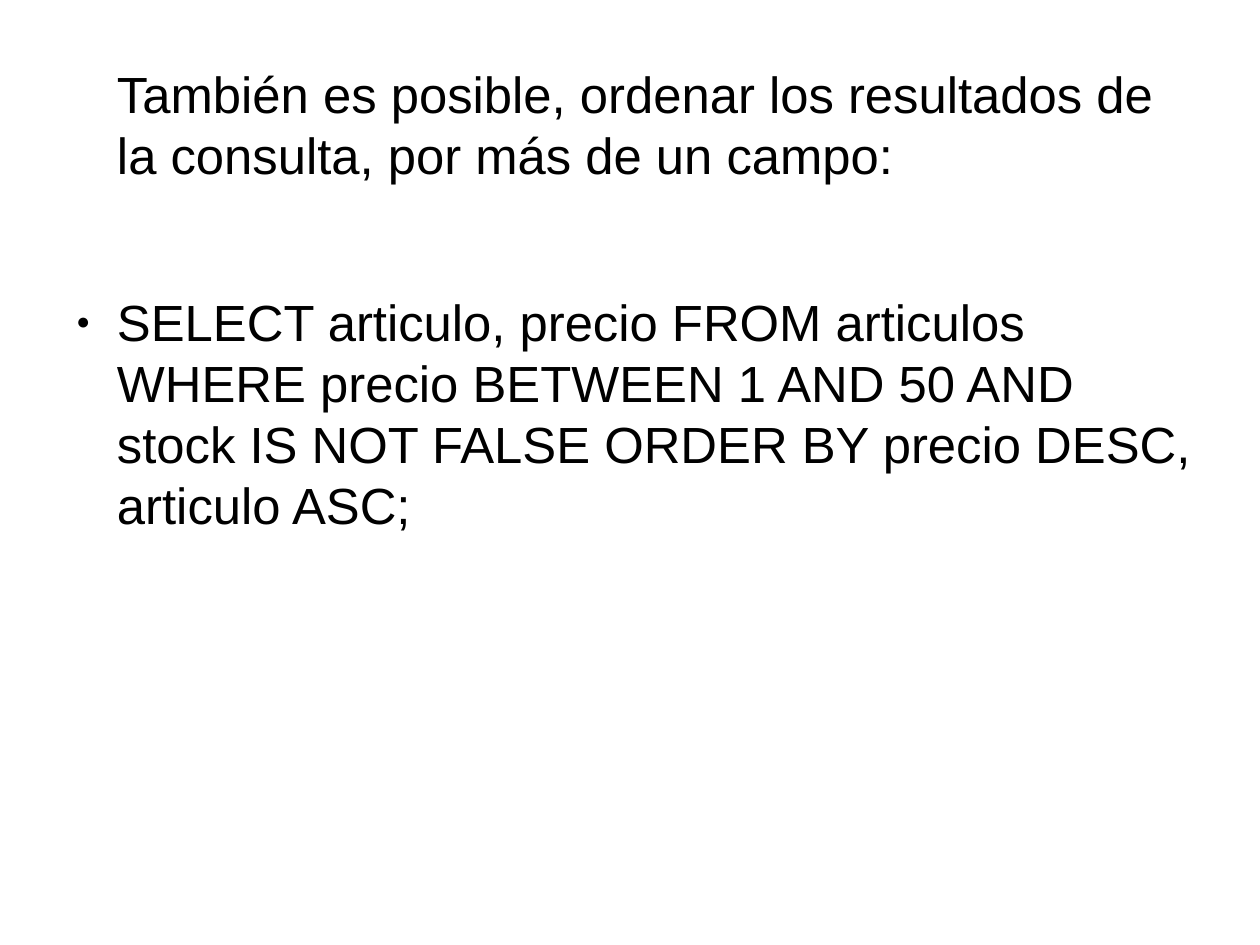
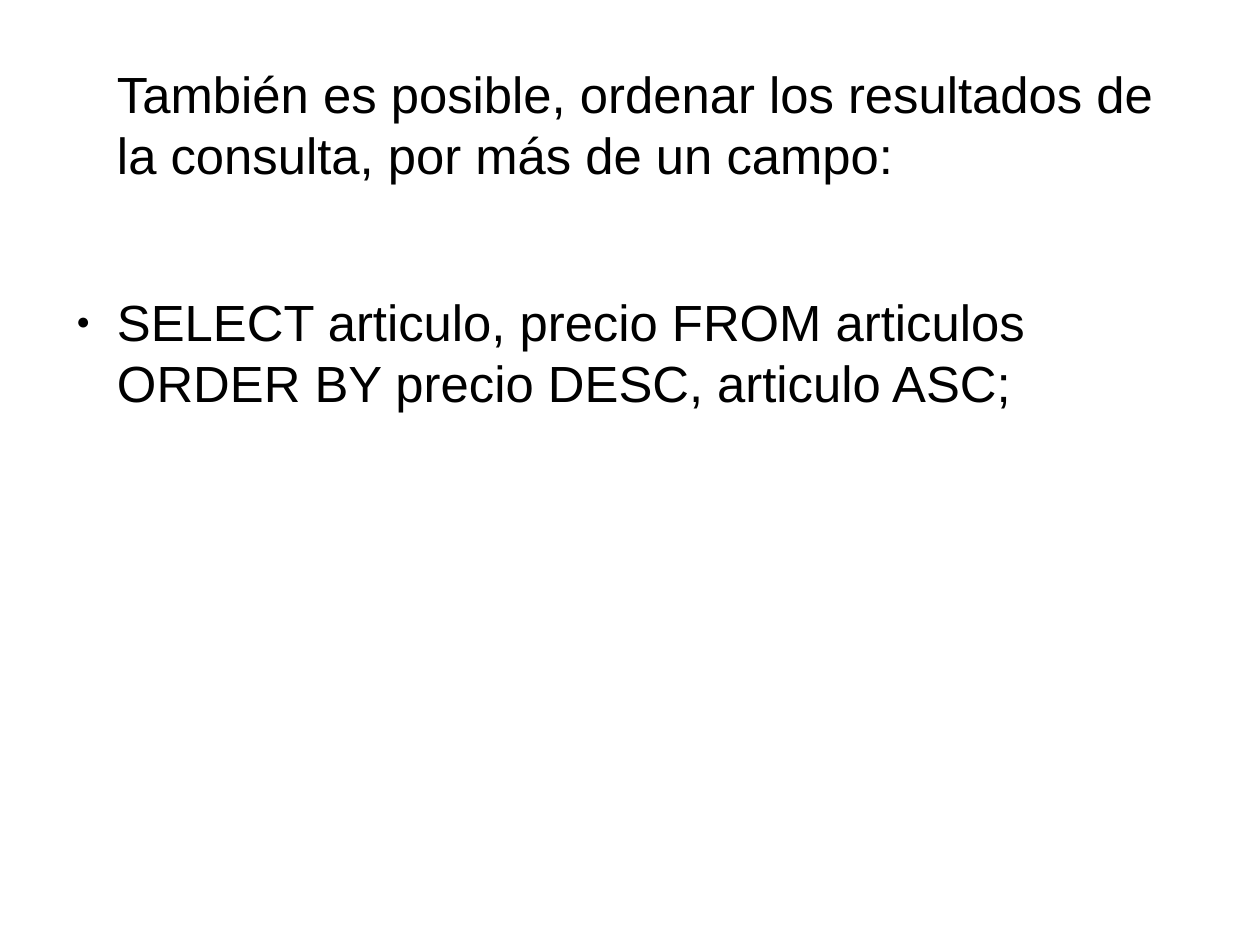
Before and after one commit to javacasm/CursoPythonCompleto, a slide deck: slide 50 of Base_de_Datos/BaseDeDatosPython.odp. Drawn at 1260x945 pixels with LibreOffice and Linux fonts; fonts in the diff are those of the drawing. Boxes give left, top, right and bottom in pixels: in the first picture for what was removed or moved away, otherwise in the second. Text is boxed around its words. In the diff, an @@ line names an element or a change of style, - is before the commit and + after.

```diff
--- a/Base_de_Datos/BaseDeDatosPython.odp
+++ b/Base_de_Datos/BaseDeDatosPython.odp
@@ text at <box>117,304,1025,413</box>: text changed @@
-● SELECT articulo, precio FROM articulos WHERE precio BETWEEN 1 AND 50 AND stock IS NOT FALSE ORDER BY precio DESC, articulo ASC;
+● SELECT articulo, precio FROM articulos ORDER BY precio DESC, articulo ASC;
```
Also in this commit, not shown: 17 other slides changed, 4 other files.
